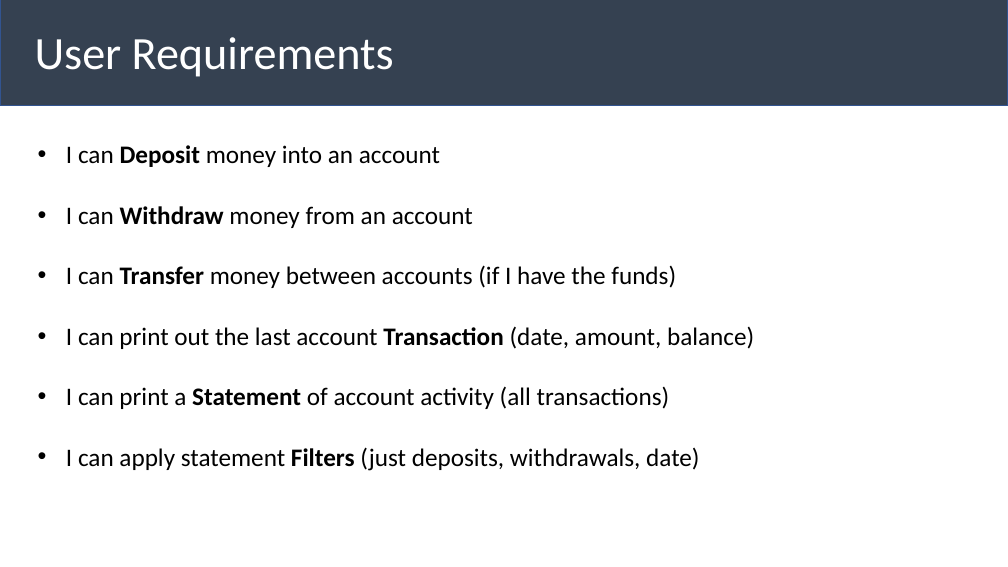
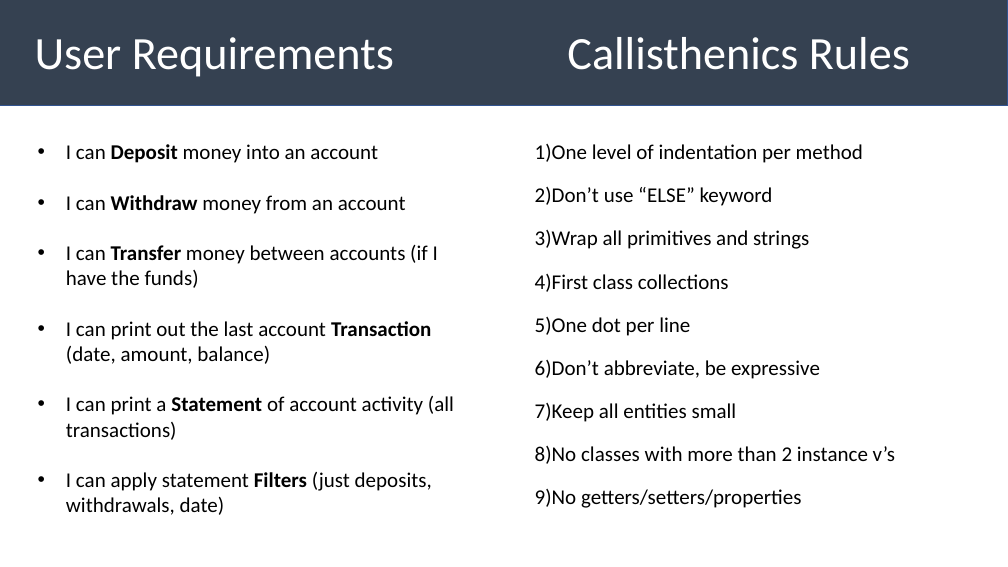
Before and after one commit to suggitpe/bank-account-kata, a slide deck: slide 22 of slides.pptx (slide 21 before the commit). Drawn at 1008x567 pixels with LibreOffice and Linux fonts; fonts in the diff are those of the drawing; background and template pictures are left out. Boxes give left, top, right and bottom in pixels: in the first picture for what was removed or moved away, otherwise in the second. Text is boxed around its words. In the diff, an @@ line names an element or a change of style, - is before the commit and + after.

```diff
--- a/slides.pptx
+++ b/slides.pptx
@@ rectangle at box(0, 0, 1008, 105): outline #325491 1 pt to #325490 1 pt @@
@@ text added at box(567, 37, 910, 70), 44 pt, text #FFFFFF @@
+Callisthenics Rules
@@ text "I can Deposit money into ..." at box(66, 144, 454, 515): size 24 to 20 pt @@
@@ text added at box(535, 144, 895, 464), 20 pt, text #000000 @@
+1) One level of indentation per method
+2) Don’t use “ELSE” keyword
+3) Wrap all primitives and strings
+4) First class collections
+5) One dot per line
+6) Don’t abbreviate, be expressive
+7) Keep all entities small
+8) No classes with more than 2 instance v’s
+9) No getters/setters/properties
```
Also in this commit, not shown: 12 other slides changed, 1 slide added.
